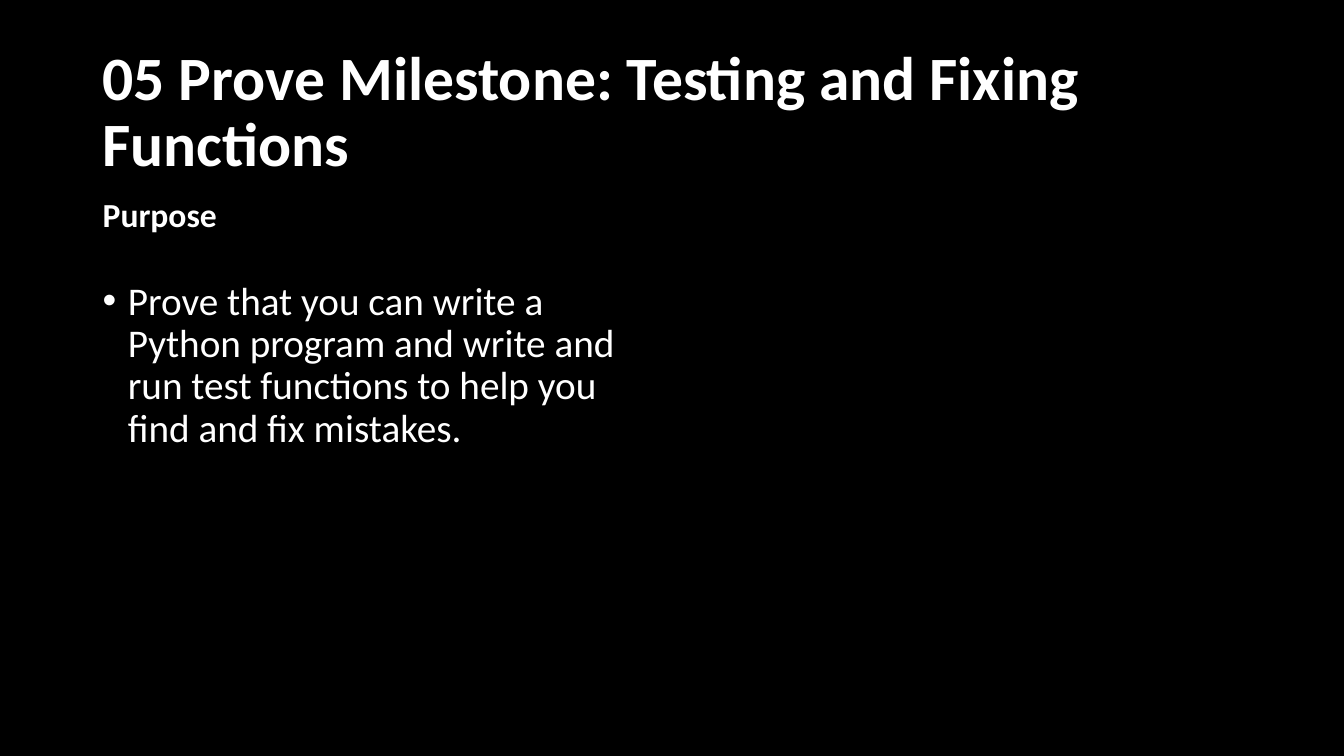
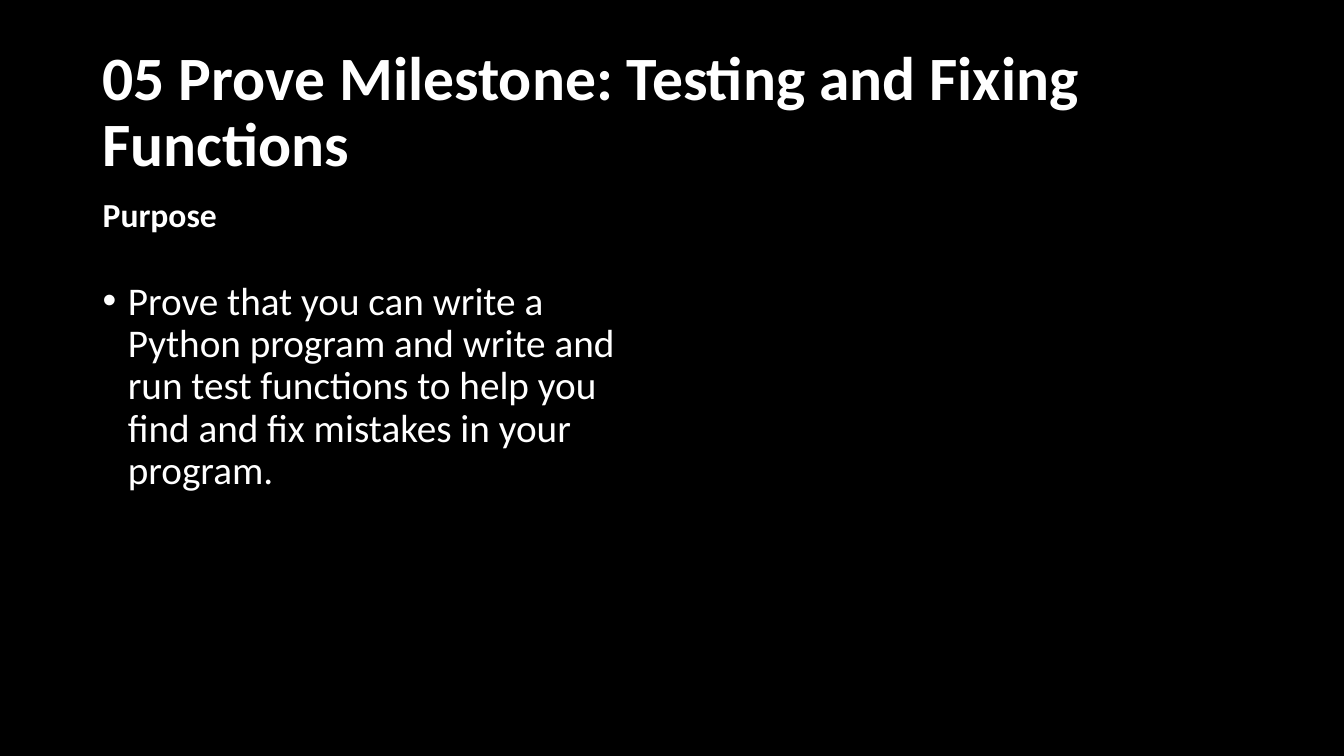
Before and after one commit to BroClements/CSE111ProgwFunctions, a slide deck: slide 32 of CSE111W05TestingFunctions.pptx (slide 31 before the commit). Drawn at 1344x756 pixels with LibreOffice and Linux fonts; fonts in the diff are those of the drawing. Boxes give left, top, right and bottom in pixels: in the first picture for what was removed or moved away, otherwise in the second. Text is boxed around its words. In the diff, an @@ line names an element or a change of style, - is before the commit and + after.

```diff
--- a/CSE111W05TestingFunctions.pptx
+++ b/CSE111W05TestingFunctions.pptx
@@ text at (128, 287, 615, 491): text changed @@
-• Prove that you can write a Python program and write and run test functions to help you find and fix mistakes.
+• Prove that you can write a Python program and write and run test functions to help you find and fix mistakes in your program.
```
Also in this commit, not shown: 6 other slides changed, 4 slides added, 43 slides removed.
